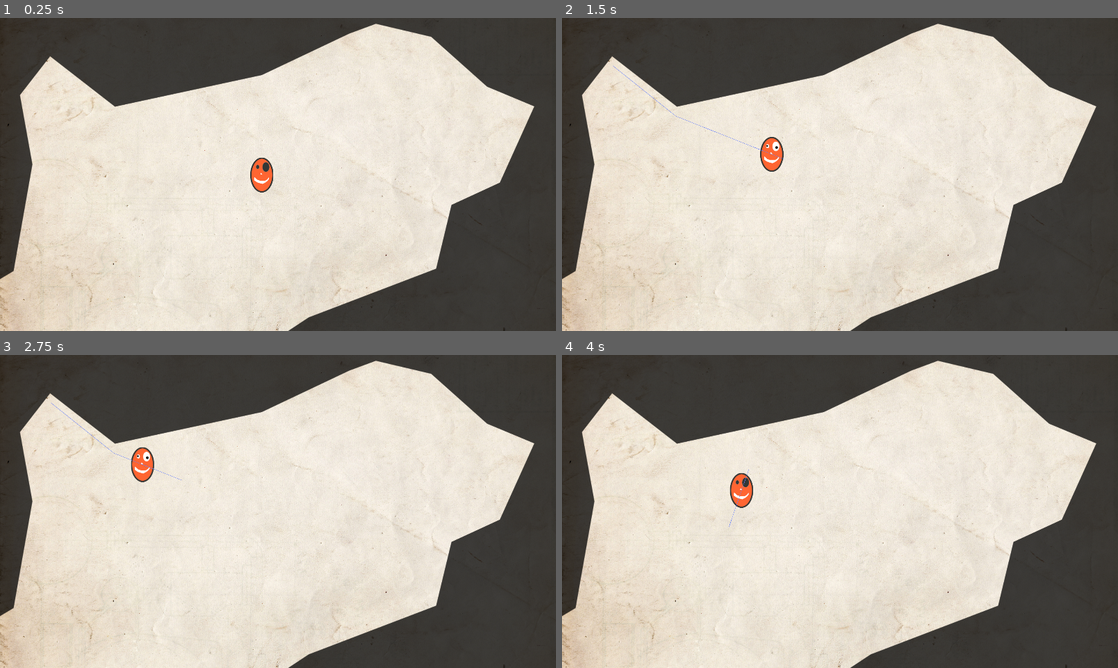
Above: before the commit, frames 1-4 (two rows, left to right).
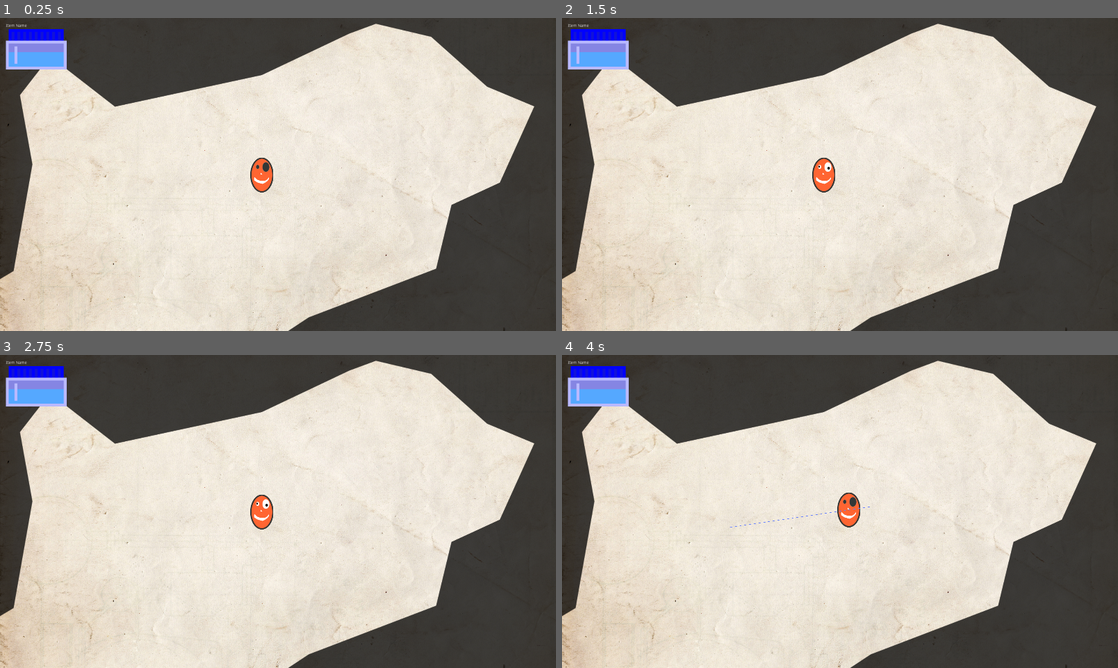
Above: after the commit, the same moments.

Repository: heinrichstr/painting-game-v2
Game: Godot game, scene res://scenes/Master.tscn
The game is run twice, just before and just after one commit, with the same random seed, the same clock (stepped at 60 frames per second) and the same inputs.
Inputs (mouse positions are in pixels of both pictures, inside the frame that each line leads up to):
- Up to frame 1 (0.25 s): no input
- Up to frame 2 (1.5 s): click (600, 49) at 0.52 s; click (600, 49) at 1.27 s
- Up to frame 3 (2.75 s): click (38, 386) at 2.02 s
- Up to frame 4 (4 s): move the mouse to (962, 495) at 2.77 s; press the mouse at (962, 495) at 2.78 s; move the mouse to (728, 527) at 3.52 s; release the mouse at (728, 527) at 3.53 s; click (728, 527) at 3.6 s

The runs differ from the first frame. In frame 1, 1.4% of the frame differs, in the area x 1-12%, y 2-17%; in frame 2, 2.2%, in the area x 1-50%, y 2-56%; in frame 3, 2.2%; in frame 4, 2.2%.

Commit message:
begin to create inventory bar

Diff:
--- a/scenes/Master.gd
+++ b/scenes/Master.gd
@@ -9,7 +9,8 @@
 # Called when the node enters the scene tree for the first time.
 func _ready():
 	#set mouse mode
-	Input.set_mouse_mode(Input.MOUSE_MODE_CONFINED)
+	#Input.set_mouse_mode(Input.MOUSE_MODE_CONFINED)
+	pass
 
 
 # Called every frame. 'delta' is the elapsed time since the previous frame.
--- a/scenes/Master.tscn
+++ b/scenes/Master.tscn
@@ -1,5 +1,6 @@
-[gd_scene load_steps=3 format=2]
+[gd_scene load_steps=4 format=2]
 
+[ext_resource path="res://assets/sprites/jar01.png" type="Texture" id=1]
 [ext_resource path="res://scenes/Stage.tscn" type="PackedScene" id=2]
 [ext_resource path="res://scenes/Master.gd" type="Script" id=3]
 
@@ -7,3 +8,36 @@
 script = ExtResource( 3 )
 
 [node name="Stage" parent="." instance=ExtResource( 2 )]
+
+[node name="InventoryUI" type="MarginContainer" parent="."]
+anchor_top = 1.0
+anchor_right = 1.0
+anchor_bottom = 1.0
+custom_constants/margin_right = 20
+custom_constants/margin_top = 20
+custom_constants/margin_left = 20
+custom_constants/margin_bottom = 20
+__meta__ = {
+"_edit_use_anchors_": false
+}
+
+[node name="HBoxContainer" type="HBoxContainer" parent="InventoryUI"]
+margin_left = 20.0
+margin_top = 20.0
+margin_right = 230.0
+margin_bottom = 182.0
+
+[node name="VBoxContainer" type="VBoxContainer" parent="InventoryUI/HBoxContainer"]
+margin_right = 210.0
+margin_bottom = 162.0
+
+[node name="Label" type="Label" parent="InventoryUI/HBoxContainer/VBoxContainer"]
+margin_right = 210.0
+margin_bottom = 14.0
+text = "Item Name"
+
+[node name="TextureButton" type="TextureButton" parent="InventoryUI/HBoxContainer/VBoxContainer"]
+margin_top = 18.0
+margin_right = 210.0
+margin_bottom = 158.0
+texture_normal = ExtResource( 1 )
Not shown, added: Status.txt
Binary file added: assets/sprites/jar01.png
Not shown, added: assets/sprites/jar01.png.import
